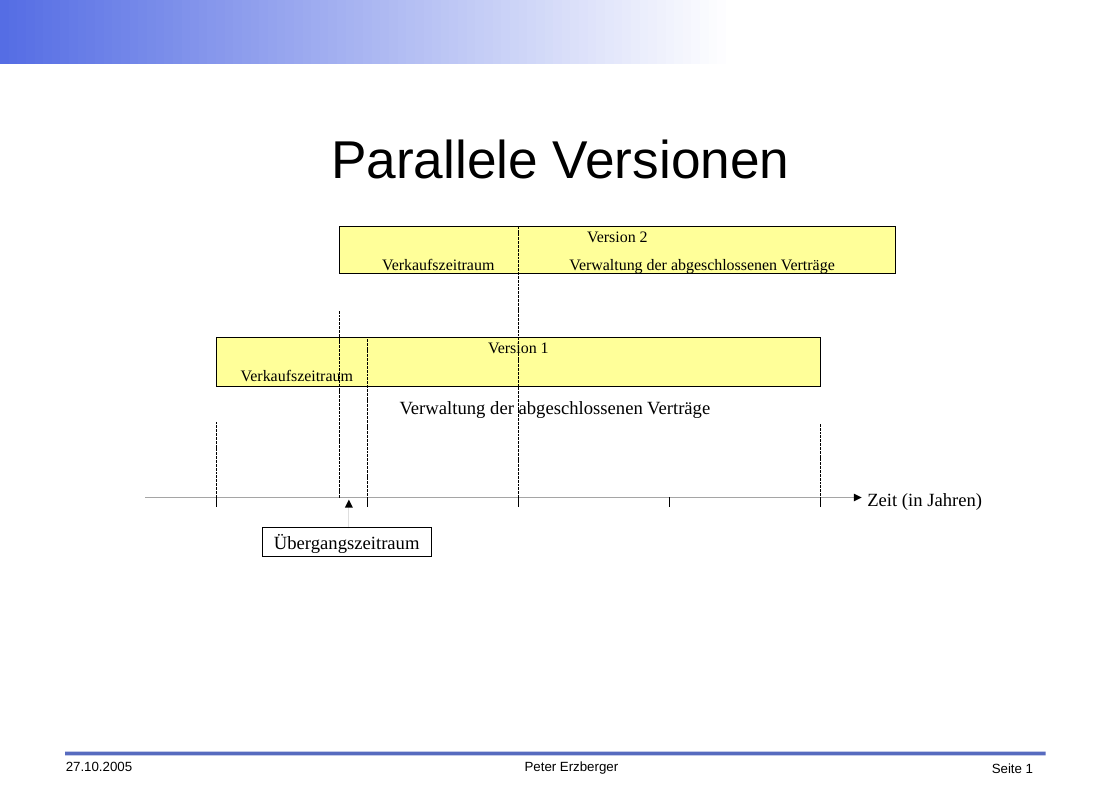
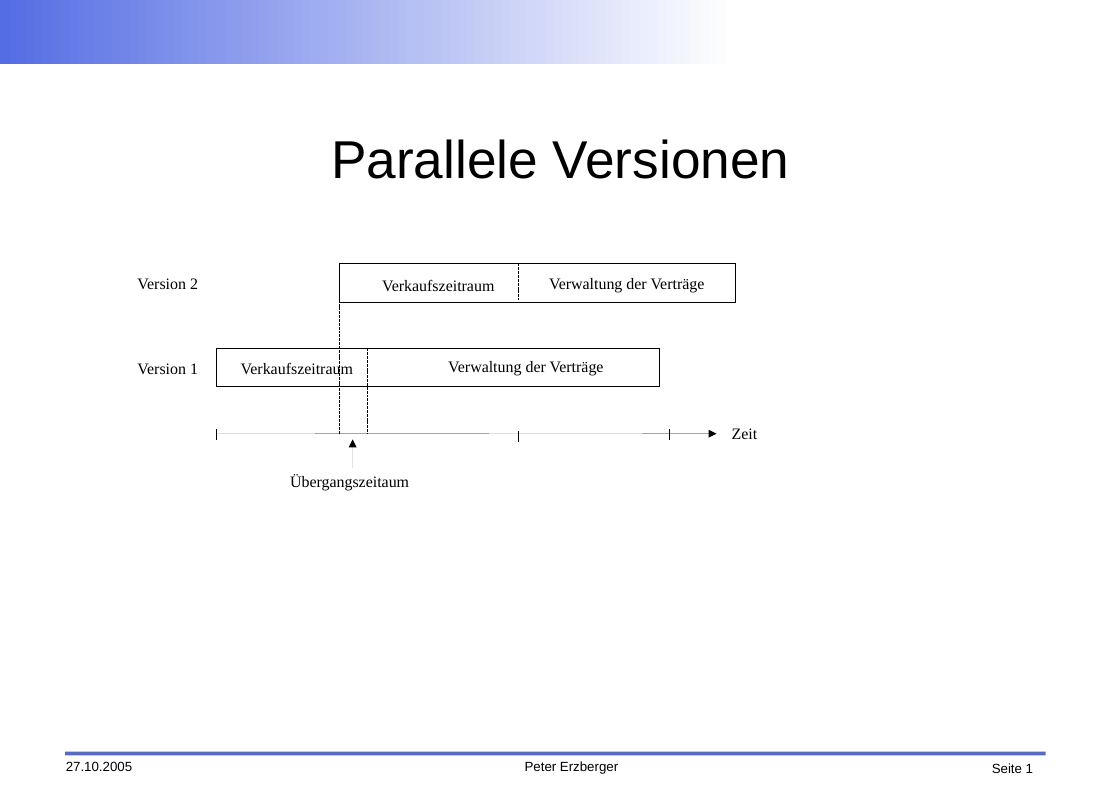
Before and after one commit to faktorips/faktorips.base, a slide deck: slide 1 of org.faktorips.doc/tutorial/Kapitel-Produktaspekte/Abbildungen Produktaenderungen im Zeitablauf nach VAA.odp. Drawn at 1120x792 pixels with LibreOffice and Linux fonts; fonts in the diff are those of the drawing; background and template pictures are left out. Boxes give left, top, right and bottom in pixels: in the first picture for what was removed or moved away, otherwise in the second. Text is boxed around its words. In the diff, an @@ line names an element or a change of style, - is before the commit and + after.

```diff
--- a/org.faktorips.doc/tutorial/Kapitel-Produktaspekte/Abbildungen Produktaenderungen im Zeitablauf nach VAA.odp
+++ b/org.faktorips.doc/tutorial/Kapitel-Produktaspekte/Abbildungen Produktaenderungen im Zeitablauf nach VAA.odp
@@ rectangle added at box(339, 264, 735, 303), outline #000000 0 pt @@
@@ line moved from (518, 226) - (518, 500) to (518, 264) - (518, 300) @@
@@ text "Version 2" at box(137, 278, 198, 289): alignment left to centre; fill #FFFF99 to none; outline #000000 0 pt to none @@
@@ text "Version 2": place and size @@
-text "Version 2" at box(339, 226, 896, 273)
+text "Version 2" at box(137, 278, 198, 289)
@@ line moved from (339, 311) - (339, 499) to (339, 277) - (339, 434) @@
@@ text "Verkaufszeitraum" rewrapped from box(382, 258, 494, 274) to box(382, 279, 494, 291) @@
@@ text at box(549, 278, 705, 293): text changed; size 14 to 12 pt @@
-Verwaltung der abgeschlossenen Verträge
+Verwaltung der Verträge
@@ text "Version 1": place and size @@
-text "Version 1" at box(217, 337, 820, 387)
+text "Version 1" at box(137, 363, 198, 374)
@@ text "Version 1" at box(137, 363, 198, 374): alignment left to centre; fill #FFFF99 to none; outline #000000 0 pt to none @@
@@ rectangle added at box(217, 349, 660, 386), outline #000000 0 pt @@
@@ text "Verkaufszeitraum": place and size @@
-text "Verkaufszeitraum" at box(241, 368, 353, 385)
+text "Verkaufszeitraum" at box(241, 361, 353, 378)
@@ line moved from (368, 339) - (368, 499) to (368, 349) - (368, 434) @@
@@ text at box(448, 361, 604, 376): text changed @@
-Verwaltung der abgeschlossenen Verträge
+Verwaltung der Verträge
@@ line moved from (368, 497) - (368, 507) to (217, 429) - (217, 439) @@
@@ arrow moved from (146, 497) - (862, 497) to (217, 433) - (717, 434) @@
@@ line removed from (217, 423) to (217, 497) @@
@@ arrow moved from (349, 528) - (349, 500) to (353, 468) - (353, 440) @@
@@ line moved from (518, 497) - (518, 507) to (518, 432) - (518, 442) @@
@@ line moved from (670, 497) - (670, 507) to (670, 429) - (670, 439) @@
@@ text at box(732, 428, 758, 439): text changed; size 14 to 12 pt @@
-Zeit (in Jahren)
+Zeit
@@ line removed from (820, 424) to (820, 500) @@
@@ text added at box(290, 474, 409, 491), 12 pt, text #000000 @@
+Übergangszeitaum
@@ line removed from (217, 497) to (217, 507) @@
@@ line removed from (820, 497) to (820, 507) @@
@@ rectangle removed at box(263, 528, 432, 557) @@
-Übergangszeitraum
```
Also in this commit, not shown: 1 other slide changed, 1 other file.
